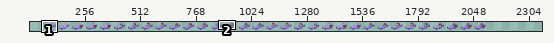
Sprite sheet -- Assets/Art/Avatar/S_INT_Bed_Dream.png. Above: a wide view before the commit, with the close-up outlined.
Close-up. Before the edit:
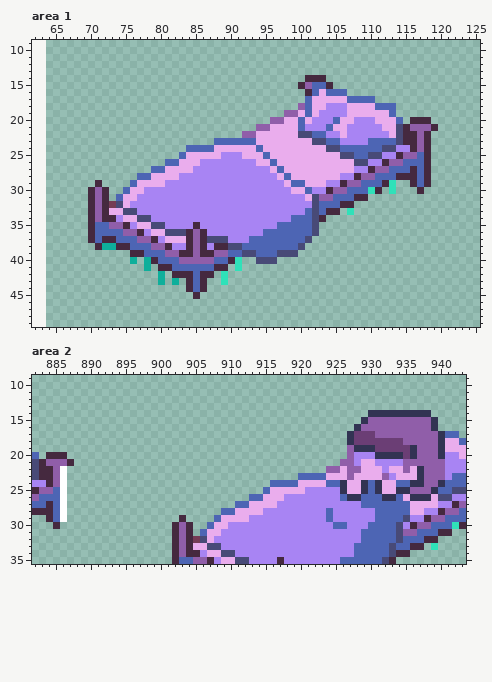
The file is 2048x64 pixels. Shown: area 1: x 62..125, y 9..49; area 2: x 882..943, y 9..35. The old version is drawn lined up with the new one, on the new canvas. The wide view leaves out empty margins. The commit also changed other parts of the picture, which this record leaves out.
After:
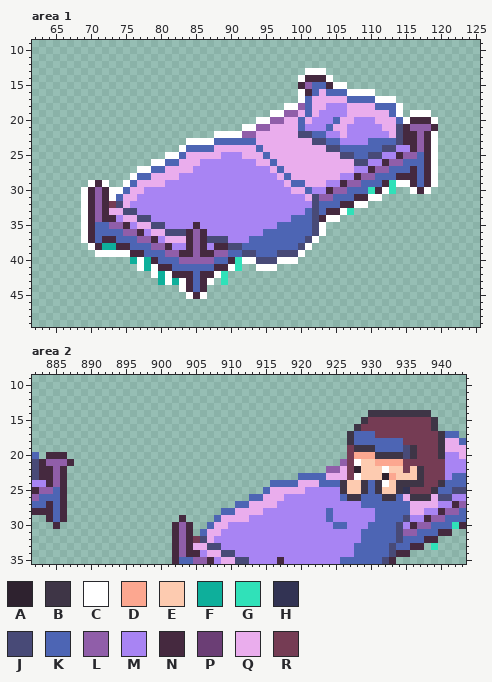
Palette (. is transparent): A #2e222f  B #3e3546  C #ffffff  D #fca790  E #fdcbb0  F #0eaf9b  G #30e1b9  H #323353  J #484a77  K #4d65b4  L #905ea9  M #a884f3  N #45293f  P #6b3e75  Q #eaaded  R #753c54
From old to new:
canvas 2048x64 -> 2368x64, the old top-left corner now at 64,0
Changed rows in their new state; - is an unchanged pixel.
Area 1:
first column x 69:
13 --------------------------------CCC----------------
14 -------------------------------C---C---------------
15 ------------------------------------CC-------------
16 -------------------------------C------CCCC---------
17 -------------------------------C----------CCC------
18 -----------------------------CC--------------C-----
19 ---------------------------CC----------------C-CCC-
20 -------------------------CC-------------------C---C
21 -----------------------CC--------------------------
22 -------------------CCCC---------------------------C
23 ---------------CCCC-------------------------------C
24 --------------C-----------------------------------C
25 ------------CC------------------------------------C
26 ----------CC--------------------------------------C
27 --------CC----------------------------------------C
28 -------C------------------------------------------C
29 -C-C--C--------------------------------------CC---C
30 C---CC-------------------------------------C---C-C-
31 C---C------------------------------------CC--------
32 C--------------------------------------CC----------
33 C------------------------------------C-------------
34 C----------------------------------CC--------------
35 C---------------------------------C----------------
36 C---------------------------------C----------------
37 C--------------------------------C-----------------
38 -C------------------------------C------------------
39 --CCCCC------------------------C-------------------
40 --------C--------------CC---CCC--------------------
41 --------C-C----------C---CCC-----------------------
42 ----------C-C------C-------------------------------
43 ------------C-C---C--------------------------------
44 --------------C------------------------------------
45 ---------------C-C---------------------------------
Area 2:
first column x 886:
14 --------------------------------------------BBBBBBBBB--
15 -------------------------------------------BRRRRRRRRRB-
16 ------------------------------------------BRRRRRRRRRRB-
17 -----------------------------------------BKKKRRRRRRRRRB
18 -----------------------------------------BKKKKKKKRRRRRB
19 -----------------------------------------RBBBKKKKJBRRRB
20 -----------------------------------------RDDDBBBBJBRRRB
21 -----------------------------------------RCEEDDDDRRRRRR
22 N----------------------------------------RAEEECEEREBRRR
23 N----------------------------------------RCEEEADEEEBRRR
24 N------------------------------------K--BEEB-BCEBBBBRRB
25 N---------------------------------------BEEB-BEEB-RRRB-
26 N----------------------------------------BB---BB--BBB--
27 N------------------------------------------------------
28 N------------------------------------------------------
29 N------------------------------------------------------
Where, in picture pixels (left, top, right, bottom), the same in both close-ups:
added: (81, 68, 438, 299)
changed: (319, 410, 445, 501)
changed: (60, 466, 67, 522)
